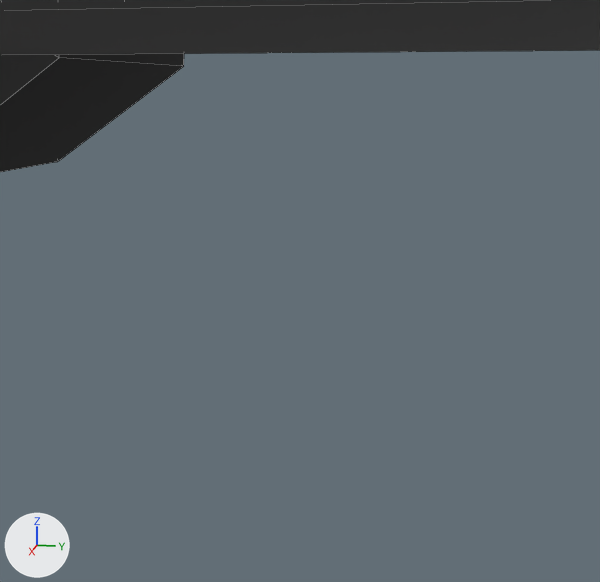
Before and after pictures for a commit that changed the Blender file models/DuckHunter/tank_Duck_Hunter.blend.
Both versions are drawn from a camera (50 mm lens) standing at (0.707, 0.02, 0.287) and looking at (-0.003, -0.122, 0.109). The lights are fixed; the arrows at lower left show +X, +Y and +Z. Mesh edges are drawn as thin lines.

The first picture shows 'Cuerpo', 'Oruga'.
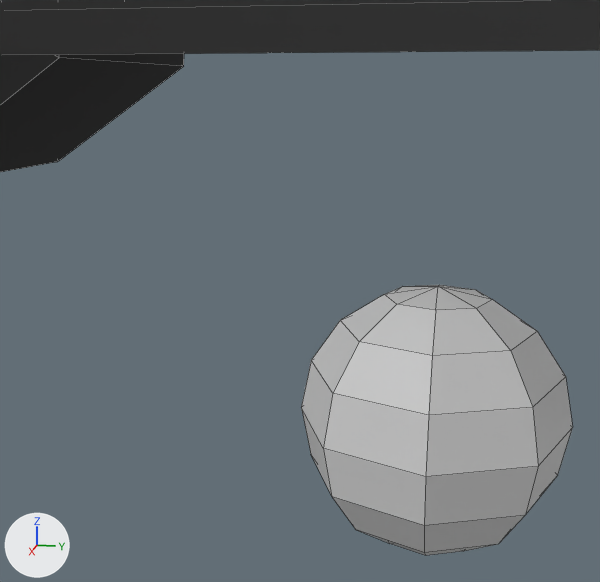
Commit message: Pendiente por implementar balistica de proyectiles

The change, as a list of edits to the scene's bpy script:
```text
Add me_sphere:
    me_sphere.from_pydata(...)  # a UV sphere (8 segments, 8 rings, poles along z) spanning x -0.12..0.12, y -0.12..0.12, z -0.12..0.12
Add ob_proyectile:
    ob_proyectile = bpy.data.objects.new('Proyectile', me_sphere)
    ob_proyectile.location = (0.0, 0.0, 0.0)
```

Location of each change, (x1, y1, x2, y2) in pixels of the pictures (600 x 582 px):
'Proyectile', added
    after: (301, 285, 573, 555)
